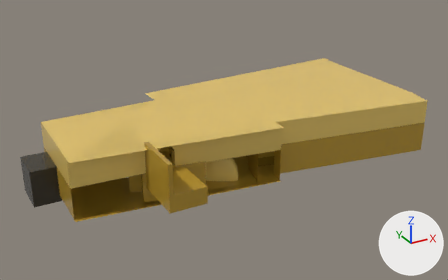
The FBX model Assets/mehses/YellowRoom/yellowroom.fbx as it was, and as the next commit left it.
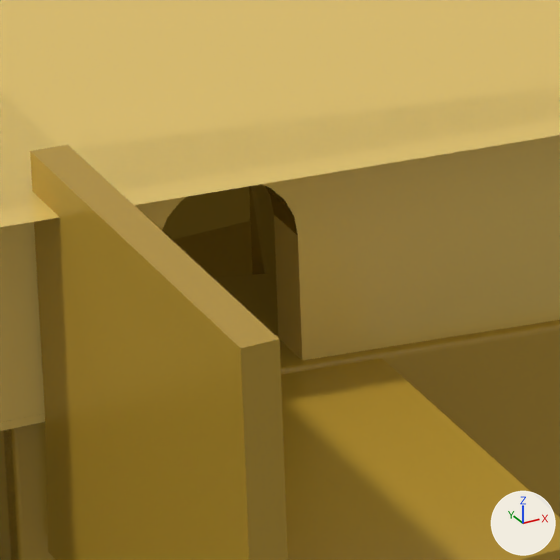
The first picture shows the older version from a camera (50 mm lens) standing at (-37.6, -73.7, 37.3) and looking at (1.4, -2.8, 1.8). The close-ups show both versions on the part from 31% to 46% of the width and 45% to 67% of the height of that picture; other places that the commit changed are outside them. The lights are fixed; the arrows at lower right show +X, +Y and +Z. Where no turn or scale is listed for an object, it has been applied to the vertices. Vertices at the same position are counted once.

In view in the first close-up: 'celing', 'continued_1', 'floor', 'stairs', 'view', 'walls_higher', 'walls_lower'.
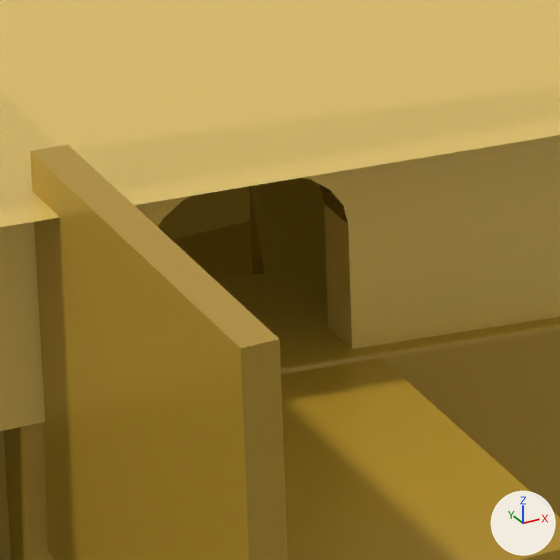
Location of each change, [x1, y1, x2, y2] in pixels of the close-ups (560 x 560 px; the box of a moved part takes in the faces that stretch with it):
```json
{"object": "view", "change": "reshaped", "before": [3, 184, 560, 560], "after": [3, 178, 560, 560]}
{"part": 1, "of": "me_cube_006", "change": "moved or reshaped", "before": [3, 274, 270, 560], "after": [3, 274, 270, 560]}
{"part": 2, "of": "me_plane_001", "change": "moved or reshaped", "before": [10, 176, 560, 429], "after": [10, 176, 560, 429]}
```

The change, as JSON lines over the scene's bpy script:
```json
{"block": "me_plane_001", "where": "me_plane_001.from_pydata(...)  # 225 vertices, 177 faces; spans x -17.3..33.0, y -11.3..12.9, z -1.8..1.7"}
{"block": "me_plane_001", "where": "# used by ob_walls_lower; location = (-5.51, -4.3, 5.68)"}
{"block": "me_plane_001", "change": "me_plane_001 part 2: 66 of the vertices in x -6.7..-4.6, y -7.1..-5.9, z -1.8..1.3 are scaled about their middle by (1.46, 1, 1), then moved by (0.3, 0.0, 0.0)"}
{"block": "me_cube_006", "where": "me_cube_006.from_pydata(...)  # 160 vertices, 164 faces; spans x -5.21..4.69, y -3.22..3.78, z -2.16..2.16"}
{"block": "me_cube_006", "where": "# used by ob_view; location = (-8.9, -8.95, 1.95)"}
{"block": "me_cube_006", "change": "me_cube_006 part 1: all 12 vertices in x -5.21..-5.13, y -1.71..-1.61, z 2.08..2.16 are moved by (0.0, -0.35, 0.0)"}
```
